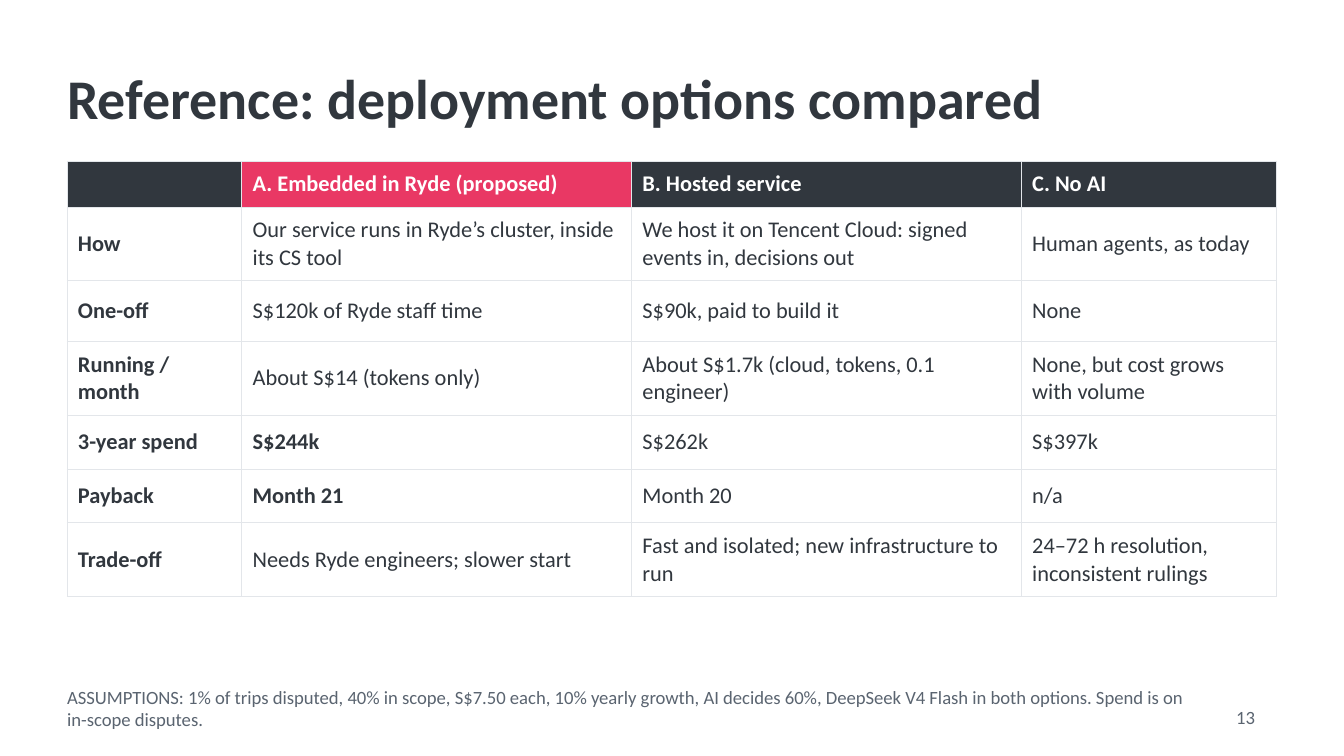
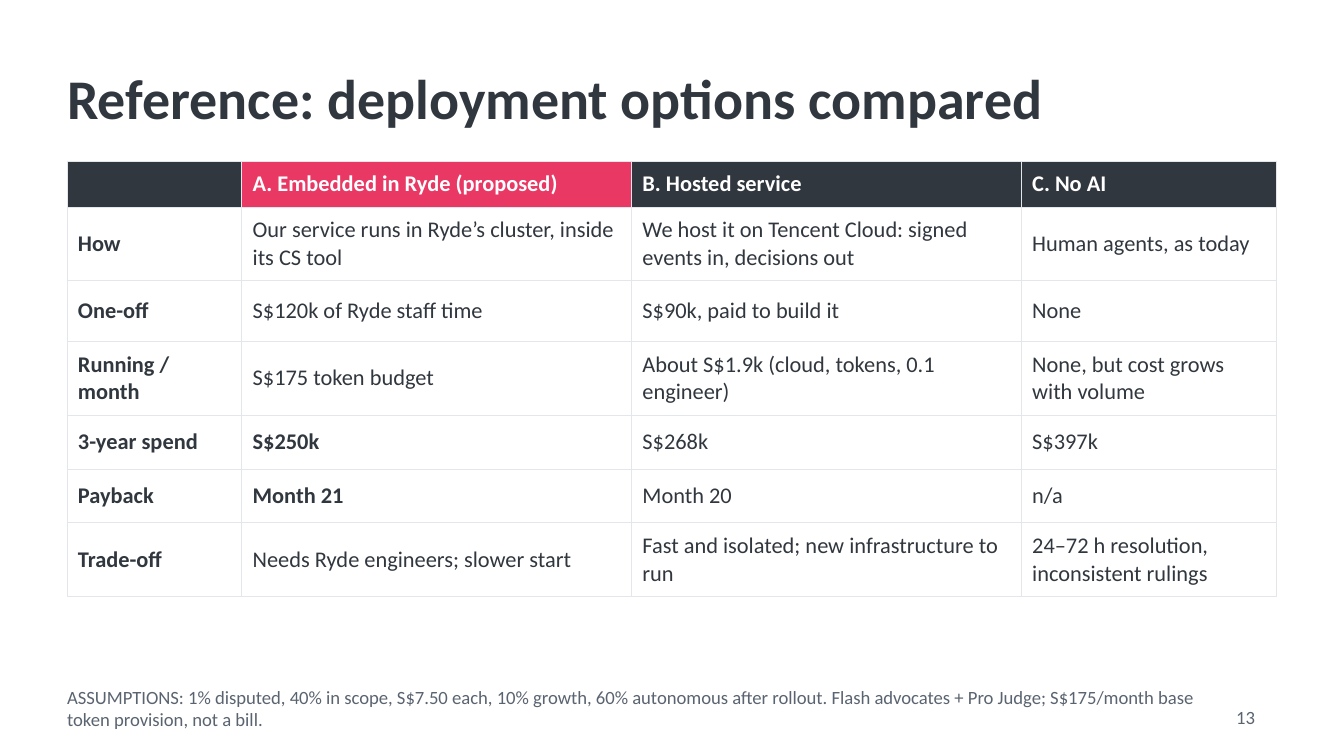
Before and after one commit to hermicaduceus/ryde-dispute-resolution-submission, a slide deck: slide 13 of tools/deployment/ryde-dispute-pitch.pptx. Drawn at 1344x756 pixels with LibreOffice and Linux fonts; fonts in the diff are those of the drawing. Boxes give left, top, right and bottom in pixels: in the first picture for what was removed or moved away, otherwise in the second. Text is boxed around its words. In the diff, an @@ line names an element or a change of style, - is before the commit and + after.

```diff
--- a/tools/deployment/ryde-dispute-pitch.pptx
+++ b/tools/deployment/ryde-dispute-pitch.pptx
@@ table at (67,161,1277,589) @@
-row 4, column 2: About S$14 (tokens only)
+row 4, column 2: S$175 token budget
-row 4, column 3: About S$1.7k (cloud, tokens, 0.1 engineer)
+row 4, column 3: About S$1.9k (cloud, tokens, 0.1 engineer)
-row 5, column 2: S$244k
+row 5, column 2: S$250k
-row 5, column 3: S$262k
+row 5, column 3: S$268k
@@ text at (67,691,1193,729): text changed @@
-ASSUMPTIONS: 1% of trips disputed, 40% in scope, S$7.50 each, 10% yearly growth, AI decides 60%, DeepSeek V4 Flash in both options. Spend is on in-scope disputes.
+ASSUMPTIONS: 1% disputed, 40% in scope, S$7.50 each, 10% growth, 60% autonomous after rollout. Flash advocates + Pro Judge; S$175/month base token provision, not a bill.
```
Also in this commit, not shown: 5 other slides changed, 5 other files.
